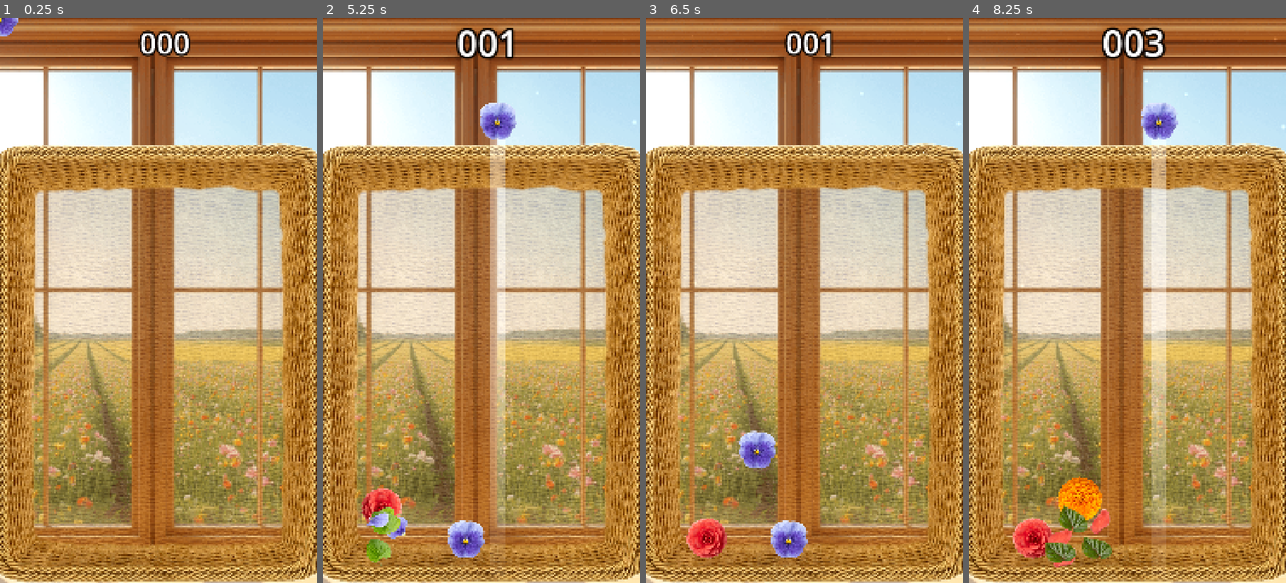
Above: before the commit, frames 1-4 (left to right).
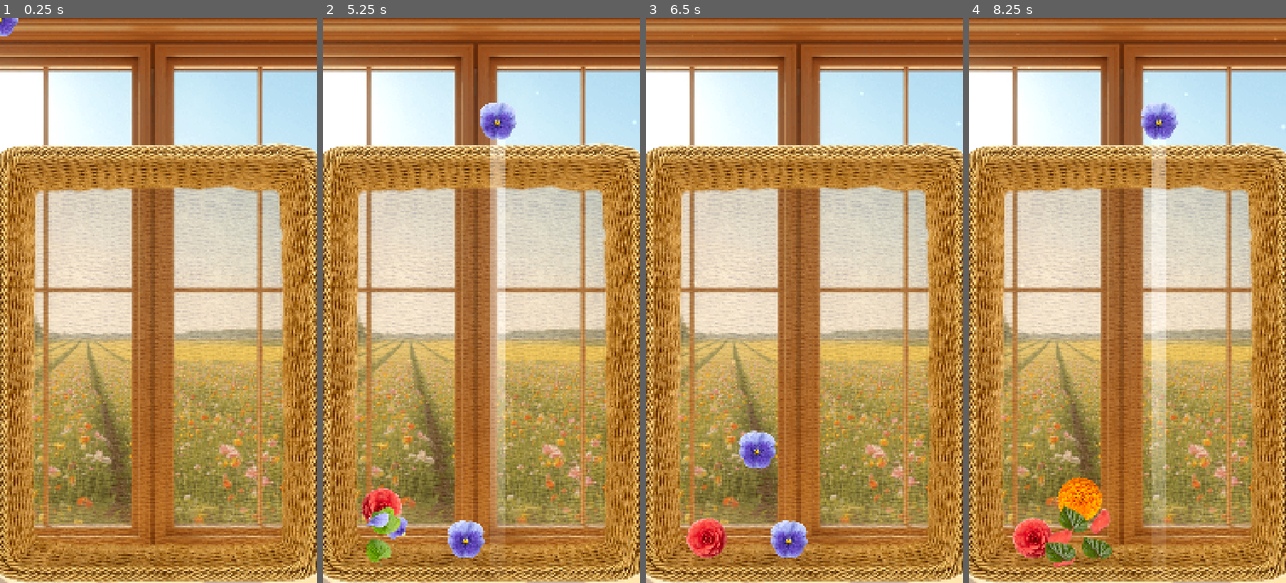
Above: after the commit, the same moments.

Repository: justkuzan/SuikaGame
Game: Godot game, scene res://Core/Level/Level.tscn
Two runs of this game, one before a commit and one after it. Both use one fixed random seed, a clock stepped at 60 frames per second and the inputs below.
Inputs (mouse positions are in pixels of both pictures, inside the frame that each line leads up to):
- Up to frame 1 (0.25 s): no input
- Up to frame 2 (5.25 s): tap Enter at 0.5, 2.75 s; move the mouse to (551, 272) at 0.52 s; press the mouse at (551, 272) at 0.53 s; tap Space at 1.25, 4.25 s; move the mouse to (418, 328) at 1.27 s; release the mouse at (418, 328) at 1.28 s; click (418, 328) at 1.35 s; move the mouse to (513, 176) at 2.02 s; press the mouse at (513, 176) at 2.03 s; move the mouse to (465, 413) at 2.77 s; release the mouse at (465, 413) at 2.78 s; click (465, 413) at 2.85 s; move the mouse to (576, 385) at 3.52 s; press the mouse at (576, 385) at 3.53 s; move the mouse to (386, 215) at 4.27 s; release the mouse at (386, 215) at 4.28 s; click (386, 215) at 4.35 s; move the mouse to (497, 300) at 5.02 s; press the mouse at (497, 300) at 5.03 s
- Up to frame 3 (6.5 s): move the mouse to (756, 159) at 5.77 s; release the mouse at (756, 159) at 5.78 s; click (756, 159) at 5.85 s
- Up to frame 4 (8.25 s): move the mouse to (1197, 272) at 6.52 s; press the mouse at (1197, 272) at 6.53 s; move the mouse to (1064, 328) at 7.27 s; release the mouse at (1064, 328) at 7.28 s; click (1064, 328) at 7.35 s; move the mouse to (1159, 176) at 8.02 s; press the mouse at (1159, 176) at 8.03 s

The runs differ from the first frame. In frame 1, 0.6% of the frame differs, in the area x 43-60%, y 2-7%; in frame 2, 0.8%; in frame 3, 0.6%; in frame 4, 1.0%, in the area x 42-63%, y 1-8%.
Error before the commit: Invalid access to property or key 'level' on a base object of type 'Resource (FlowerData)'. (res://Core/MergeController/MergeController.gd:45)

Commit message:
General refactoring (and right placement of files)

Diff:
--- a/Core/Level/Level.tscn
+++ b/Core/Level/Level.tscn
@@ -4,9 +4,9 @@
 [ext_resource type="Texture2D" uid="uid://dvxbvb12133ht" path="res://Assets/Sprites/Backgrounds/test5.png" id="3_6o4ui"]
 [ext_resource type="PackedScene" uid="uid://d0rbvn7ybi2sx" path="res://Core/Board/Board.tscn" id="3_sgdpc"]
 [ext_resource type="PackedScene" uid="uid://bgaevyvwgoirs" path="res://Core/Spawner/Spawner.tscn" id="4_xvumq"]
-[ext_resource type="PackedScene" uid="uid://donyt0ner6305" path="res://Core/VisualEffects/VisualEffects.tscn" id="6_522nl"]
-[ext_resource type="PackedScene" uid="uid://bkjnqum5em45w" path="res://Core/SpawnController/SpawnController.tscn" id="7_8t823"]
-[ext_resource type="PackedScene" uid="uid://b5lemwi1ji8b1" path="res://Core/MergeController/MergeController.tscn" id="7_13dte"]
+[ext_resource type="PackedScene" uid="uid://donyt0ner6305" path="res://Core/WorldEffects/WorldEffects.tscn" id="6_522nl"]
+[ext_resource type="PackedScene" uid="uid://bkjnqum5em45w" path="res://Core/SpawnManager/SpawnManager.tscn" id="7_8t823"]
+[ext_resource type="PackedScene" uid="uid://b5lemwi1ji8b1" path="res://Core/MergeManager/MergeManager.tscn" id="7_13dte"]
 [ext_resource type="PackedScene" uid="uid://wt22gdfc845k" path="res://UI/InGameUI.tscn" id="8_8t823"]
 [ext_resource type="PackedScene" uid="uid://cs8lsl3mrpaaa" path="res://Core/ScoreManager/ScoreManager.tscn" id="9_4pbvs"]
 [ext_resource type="PackedScene" uid="uid://b3r7vl5nhfrb0" path="res://Core/DebugManager/DebugManager.tscn" id="10_s8yjo"]
--- a/Core/MergeController/MergeController.gd
+++ b/Core/MergeManager/MergeManager.gd
@@ -1,5 +1,5 @@
 extends Node2D
-class_name MergeController
+class_name MergeManager
 
 const FLOWER = preload("uid://daiia8h0goc0c")
 const MERGE_EFFECTS = preload("uid://dvk3rdpl0y03s")
@@ -42,10 +42,10 @@
 
 		merge_effects.setup(data)
 
-		SignalBus.flower_merged.emit(pos, data.level)
+		SignalBus.flower_merged.emit(pos, data.lvl)
 
 	else:
 		AudioManager.play("merge")
 		merge_effects.last_lvl_setup(data)
 
-		SignalBus.flower_merged.emit(pos, data.level)
+		SignalBus.flower_merged.emit(pos, data.lvl)
--- a/Core/MergeController/MergeController.tscn
+++ b/Core/MergeManager/MergeManager.tscn
@@ -1,6 +1,6 @@
 [gd_scene format=3 uid="uid://b5lemwi1ji8b1"]
 
-[ext_resource type="Script" uid="uid://diddvjifuu7vn" path="res://Core/MergeController/MergeController.gd" id="1_g8qax"]
+[ext_resource type="Script" uid="uid://diddvjifuu7vn" path="res://Core/MergeManager/MergeManager.gd" id="1_g8qax"]
 
 [node name="MergeController" type="Node2D" unique_id=731583569]
 script = ExtResource("1_g8qax")
--- a/Core/ScoreManager/ScoreManager.gd
+++ b/Core/ScoreManager/ScoreManager.gd
@@ -1,28 +1,26 @@
 extends Node2D
 class_name ScoreManager
 
-var score_tween: Tween
-
-@onready var score_label: Label = $ScoreLabel
+@export var flower_resources: Array[FlowerData] = []
+#var score_tween: Tween
 
 
 func _ready() -> void:
-	GameManager.score_changed.connect(on_score_changed)
+	SignalBus.flower_merged.connect(on_flower_merged)
 
 
-func on_score_changed(score: int) -> void:
-	score_label.text = "%03d" % score
-	score_animation()
+func on_flower_merged(pos: Vector2, lvl: int) -> void:
+	pass
 
 
-func score_animation() -> void:
-	if score_tween:
-		score_tween.kill()
-
-	$ScoreLabel.scale = Vector2.ONE
-
-	score_tween = get_tree().create_tween()
-	score_tween.set_trans(Tween.TRANS_QUAD).set_ease(Tween.EASE_OUT)
-
-	score_tween.tween_property($ScoreLabel, "scale", Vector2(1.25, 1.25), 0.2)
-	score_tween.tween_property($ScoreLabel, "scale", Vector2.ONE, 0.2)
+#func score_animation() -> void:
+	#if score_tween:
+		#score_tween.kill()
+#
+	#$ScoreLabel.scale = Vector2.ONE
+#
+	#score_tween = get_tree().create_tween()
+	#score_tween.set_trans(Tween.TRANS_QUAD).set_ease(Tween.EASE_OUT)
+#
+	#score_tween.tween_property($ScoreLabel, "scale", Vector2(1.25, 1.25), 0.2)
+	#score_tween.tween_property($ScoreLabel, "scale", Vector2.ONE, 0.2)
--- a/Core/ScoreManager/ScoreManager.tscn
+++ b/Core/ScoreManager/ScoreManager.tscn
@@ -1,23 +1,18 @@
 [gd_scene format=3 uid="uid://cs8lsl3mrpaaa"]
 
 [ext_resource type="Script" uid="uid://sry1q76w2j2" path="res://Core/ScoreManager/ScoreManager.gd" id="1_g81cd"]
-
-[sub_resource type="LabelSettings" id="LabelSettings_tfatk"]
-font_size = 100
-outline_size = 29
-outline_color = Color(0, 0, 0, 1)
+[ext_resource type="Script" uid="uid://tldxv83eax52" path="res://DataClasses/FlowerData.gd" id="2_e4ol4"]
+[ext_resource type="Resource" uid="uid://duwmj0id11a0v" path="res://Resources/Flowers/Flower_lvl_1.tres" id="3_06ncg"]
+[ext_resource type="Resource" uid="uid://7j7i336ncpib" path="res://Resources/Flowers/Flower_lvl_2.tres" id="4_7cjc6"]
+[ext_resource type="Resource" uid="uid://sk5wxi5lwv25" path="res://Resources/Flowers/Flower_lvl_3.tres" id="5_mt6ej"]
+[ext_resource type="Resource" uid="uid://dy00busap6wjy" path="res://Resources/Flowers/Flower_lvl_4.tres" id="6_ik4s3"]
+[ext_resource type="Resource" uid="uid://oblfcyuykp6w" path="res://Resources/Flowers/Flower_lvl_5.tres" id="7_4nuwr"]
+[ext_resource type="Resource" uid="uid://bdk5khh6tn1nx" path="res://Resources/Flowers/Flower_lvl_6.tres" id="8_3bjp8"]
+[ext_resource type="Resource" uid="uid://bms40jycn86p3" path="res://Resources/Flowers/Flower_lvl_7.tres" id="9_1x8qf"]
+[ext_resource type="Resource" uid="uid://d1cw54awvjmc1" path="res://Resources/Flowers/Flower_lvl_8.tres" id="10_3f05r"]
+[ext_resource type="Resource" uid="uid://cbroca2io0ch7" path="res://Resources/Flowers/Flower_lvl_9.tres" id="11_5jq0f"]
+[ext_resource type="Resource" uid="uid://dcx17wa75bo80" path="res://Resources/Flowers/Flower_lvl_10.tres" id="12_5k68k"]
 
 [node name="ScoreManager" type="Node2D" unique_id=104208058]
 script = ExtResource("1_g81cd")
-
-[node name="ScoreLabel" type="Label" parent="." unique_id=1972545714]
-offset_left = 476.0
-offset_top = 16.0
-offset_right = 648.0
-offset_bottom = 153.0
-pivot_offset = Vector2(86, 68)
-size_flags_horizontal = 4
-text = "000"
-label_settings = SubResource("LabelSettings_tfatk")
-horizontal_alignment = 1
-vertical_alignment = 1
+flower_resources = Array[ExtResource("2_e4ol4")]([ExtResource("3_06ncg"), ExtResource("4_7cjc6"), ExtResource("5_mt6ej"), ExtResource("6_ik4s3"), ExtResource("7_4nuwr"), ExtResource("8_3bjp8"), ExtResource("9_1x8qf"), ExtResource("10_3f05r"), ExtResource("11_5jq0f"), ExtResource("12_5k68k")])
--- a/Core/SpawnController/SpawnController.gd
+++ b/Core/SpawnManager/SpawnManager.gd
@@ -1,5 +1,5 @@
 extends Node2D
-class_name SpawnController
+class_name SpawnManager
 
 @export var drops_for_lvl_1: int
 @export var drops_for_lvl_2: int
--- a/Core/SpawnController/SpawnController.tscn
+++ b/Core/SpawnManager/SpawnManager.tscn
@@ -1,6 +1,6 @@
 [gd_scene format=3 uid="uid://bkjnqum5em45w"]
 
-[ext_resource type="Script" uid="uid://vq04k5wgtg80" path="res://Core/SpawnController/SpawnController.gd" id="1_c1yio"]
+[ext_resource type="Script" uid="uid://vq04k5wgtg80" path="res://Core/SpawnManager/SpawnManager.gd" id="1_c1yio"]
 [ext_resource type="Script" uid="uid://tldxv83eax52" path="res://DataClasses/FlowerData.gd" id="2_abskx"]
 [ext_resource type="Resource" uid="uid://duwmj0id11a0v" path="res://Resources/Flowers/Flower_lvl_1.tres" id="3_ojfr3"]
 [ext_resource type="Resource" uid="uid://7j7i336ncpib" path="res://Resources/Flowers/Flower_lvl_2.tres" id="4_nh202"]
@@ -13,7 +13,7 @@
 [ext_resource type="Resource" uid="uid://cbroca2io0ch7" path="res://Resources/Flowers/Flower_lvl_9.tres" id="11_mbblf"]
 [ext_resource type="Resource" uid="uid://dcx17wa75bo80" path="res://Resources/Flowers/Flower_lvl_10.tres" id="12_60oe2"]
 
-[node name="SpawnController" type="Node2D" unique_id=2099989366]
+[node name="SpawnManager" type="Node2D" unique_id=2099989366]
 script = ExtResource("1_c1yio")
 drops_for_lvl_1 = 3
 drops_for_lvl_2 = 7
--- a/Core/Spawner/Spawner.gd
+++ b/Core/Spawner/Spawner.gd
@@ -6,7 +6,7 @@
 const POS_LIM_MAX: Vector2 = Vector2(970.0, 350.0)
 
 @export var flowers_container: Node2D
-@export var spawn_controller: SpawnController
+@export var spawn_controller: SpawnManager
 
 var flower: Flower = null
 var next_flower_data: FlowerData
--- a/DataClasses/FlowerData.gd
+++ b/DataClasses/FlowerData.gd
@@ -1,10 +1,19 @@
 extends Resource
 class_name FlowerData
 
+@export_group("Exp and Economy")
 @export var lvl: int = 1
+@export var score_value: int = 0
+@export var coin_value: int = 0
+
+@export_group("Physics")
 @export var mass: float = 1.0
 @export var collision_radius: float = 64.0
+
+@export_group("Drop Rate")
 @export var drop_rate: float = 0.0
+
+@export_group("Resourses")
 @export var next_level: FlowerData
 @export var sprite: Texture2D
 @export var petal_sprite: Texture2D
--- a/Globals/GameManager.gd
+++ b/Globals/GameManager.gd
@@ -1,25 +1,7 @@
 extends Node
-
-signal score_changed(score)
-signal high_score_changed(high_score)
-signal coins_changed(new_value)
 
 var score: int = 0
 var high_score: int
 var coins: int
 
 var is_game_over: bool = false
-
-
-func _ready() -> void:
-	SignalBus.flower_collide.connect(on_flower_collide)
-
-
-func on_flower_collide(_pos, _data, _a, _b) -> void:
-	score += 1
-
-	if score > high_score:
-		high_score = score
-		emit_signal("high_score_changed", high_score)
-
-	emit_signal("score_changed", score)
Binary file added: Assets/Fonts/Pacifico-Regular.ttf
Not shown, added: Assets/Fonts/Pacifico-Regular.ttf.import
Renamed: Core/MergeController/MergeController.gd.uid -> Core/MergeManager/MergeManager.gd.uid
Renamed: Core/SpawnController/SpawnController.gd.uid -> Core/SpawnManager/SpawnManager.gd.uid
Renamed: Core/VisualEffects/VisualEffects.tscn -> Core/WorldEffects/WorldEffects.tscn
